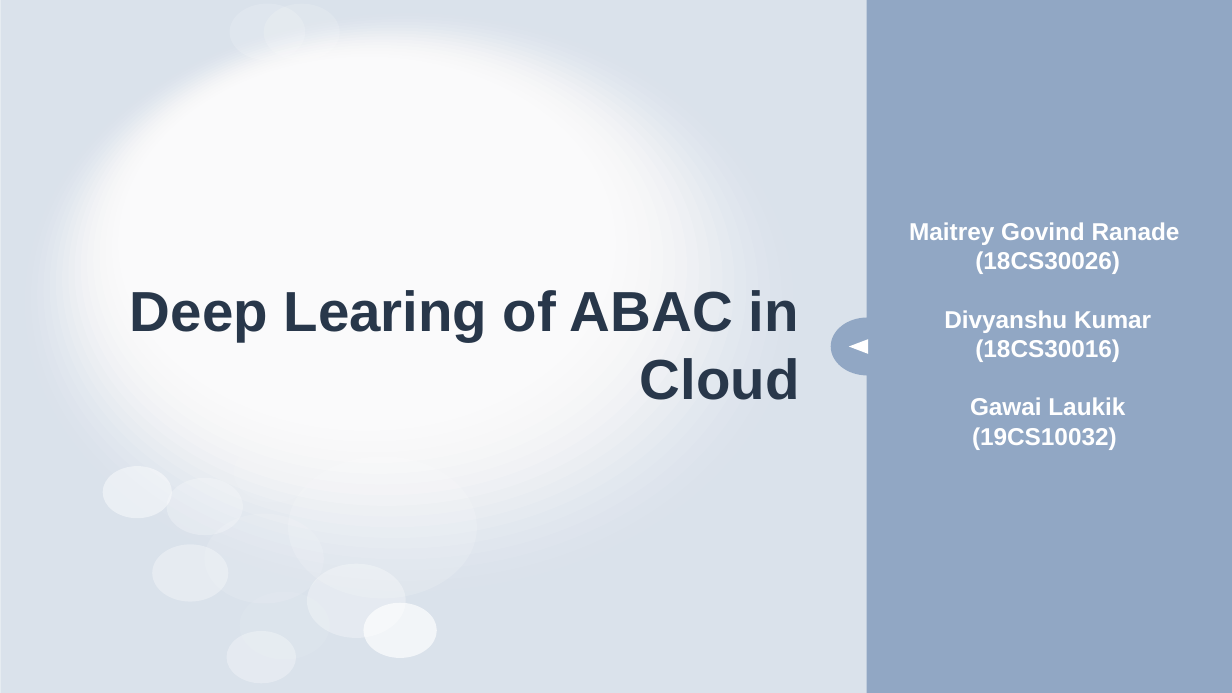
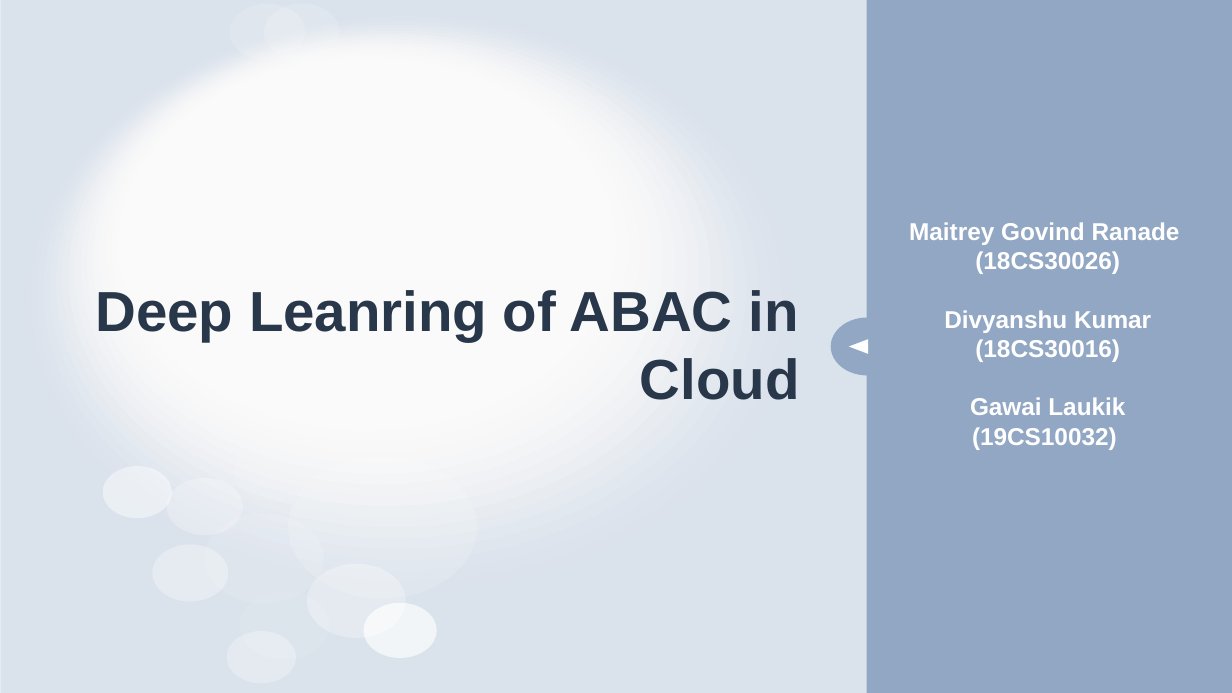
Before and after one commit to mgr-cse/nn-access-ctrl, a slide deck: slide 1 of presentation.pptx. Drawn at 1232x693 pixels with LibreOffice and Linux fonts; fonts in the diff are those of the drawing. Boxes give left, top, right and bottom in pixels: in the first picture for what was removed or moved away, otherwise in the second. Text is boxed around its words. In the diff, an @@ line names an element or a change of style, - is before the commit and + after.

```diff
--- a/presentation.pptx
+++ b/presentation.pptx
@@ title at box(95, 290, 800, 400): text changed @@
-Deep Learing of ABAC in Cloud
+Deep Leanring of ABAC in Cloud
```
Also in this commit, not shown: 2 other slides changed, 9 other files.
